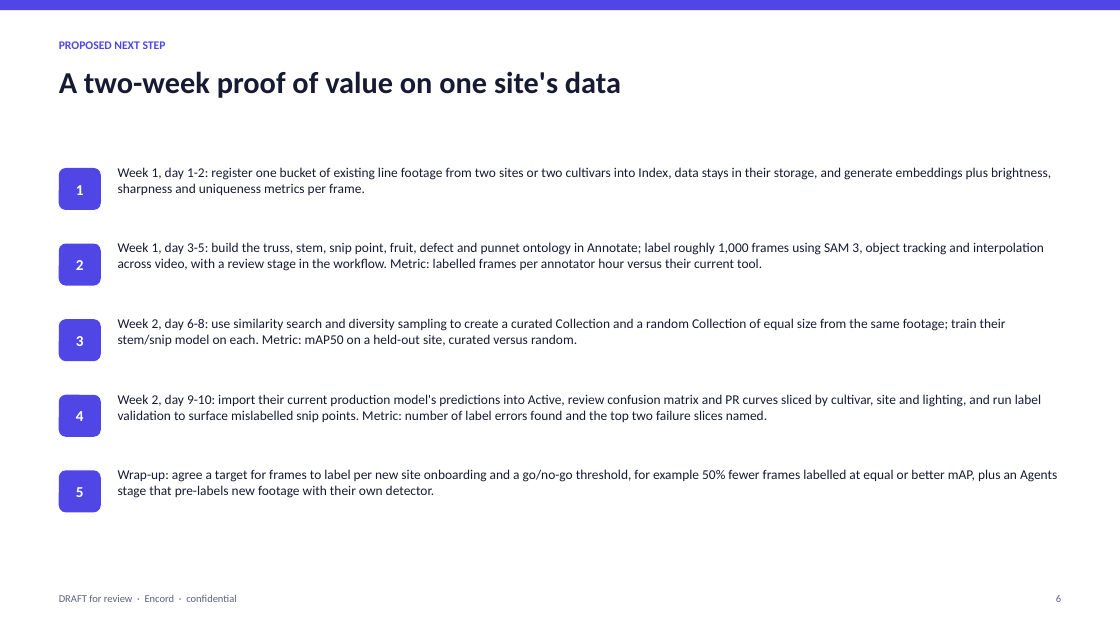
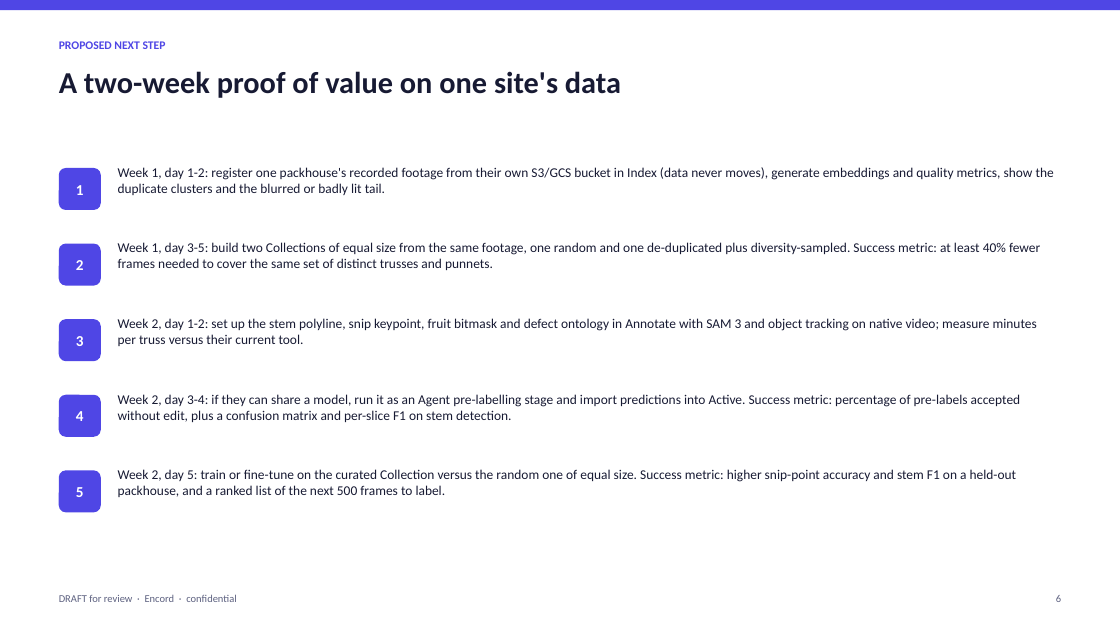
Before and after one commit to qaisak/signal-desk, a slide deck: slide 6 of docs/briefs/wootzano.pptx. Drawn at 1120x630 pixels with LibreOffice and Linux fonts; fonts in the diff are those of the drawing. Boxes give left, top, right and bottom in pixels: in the first picture for what was removed or moved away, otherwise in the second. Text is boxed around its words. In the diff, an @@ line names an element or a change of style, - is before the commit and + after.

```diff
--- a/docs/briefs/wootzano.pptx
+++ b/docs/briefs/wootzano.pptx
@@ text at <box>118,167,1054,195</box>: text changed @@
-Week 1, day 1-2: register one bucket of existing line footage from two sites or two cultivars into Index, data stays in their storage, and generate embeddings plus brightness, sharpness and uniqueness metrics per frame.
+Week 1, day 1-2: register one packhouse's recorded footage from their own S3/GCS bucket in Index (data never moves), generate embeddings and quality metrics, show the duplicate clusters and the blurred or badly lit tail.
@@ text at <box>118,242,1040,270</box>: text changed @@
-Week 1, day 3-5: build the truss, stem, snip point, fruit, defect and punnet ontology in Annotate; label roughly 1,000 frames using SAM 3, object tracking and interpolation across video, with a review stage in the workflow. Metric: labelled frames per annotator hour versus their current tool.
+Week 1, day 3-5: build two Collections of equal size from the same footage, one random and one de-duplicated plus diversity-sampled. Success metric: at least 40% fewer frames needed to cover the same set of distinct trusses and punnets.
@@ text at <box>118,318,1037,346</box>: text changed @@
-Week 2, day 6-8: use similarity search and diversity sampling to create a curated Collection and a random Collection of equal size from the same footage; train their stem/snip model on each. Metric: mAP50 on a held-out site, curated versus random.
+Week 2, day 1-2: set up the stem polyline, snip keypoint, fruit bitmask and defect ontology in Annotate with SAM 3 and object tracking on native video; measure minutes per truss versus their current tool.
@@ text at <box>118,394,1021,422</box>: text changed @@
-Week 2, day 9-10: import their current production model's predictions into Active, review confusion matrix and PR curves sliced by cultivar, site and lighting, and run label validation to surface mislabelled snip points. Metric: number of label errors found and the top two failure slices named.
+Week 2, day 3-4: if they can share a model, run it as an Agent pre-labelling stage and import predictions into Active. Success metric: percentage of pre-labels accepted without edit, plus a confusion matrix and per-slice F1 on stem detection.
@@ text at <box>118,469,1017,497</box>: text changed @@
-Wrap-up: agree a target for frames to label per new site onboarding and a go/no-go threshold, for example 50% fewer frames labelled at equal or better mAP, plus an Agents stage that pre-labels new footage with their own detector.
+Week 2, day 5: train or fine-tune on the curated Collection versus the random one of equal size. Success metric: higher snip-point accuracy and stem F1 on a held-out packhouse, and a ranked list of the next 500 frames to label.
```
Also in this commit, not shown: 6 other slides changed, 9 other files.
